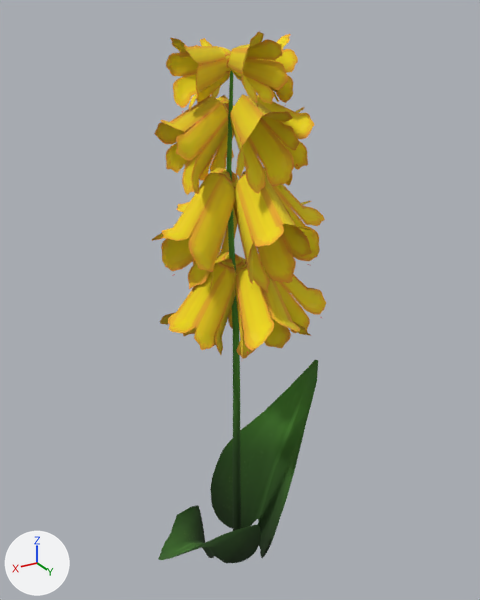
An edit to the glTF model assets/nature/Flower_4_Single.gltf, drawn before and after from the same camera.
Rendered twice from a 50 mm lens placed at (1.3, 2.19, 2.43), pointed at (-0.03, -0.02, 1.32). Every picture has the same lights, and +X, +Y and +Z are marked at lower left. The first picture is the older version.

The first picture shows 'Flower_4_Single'.
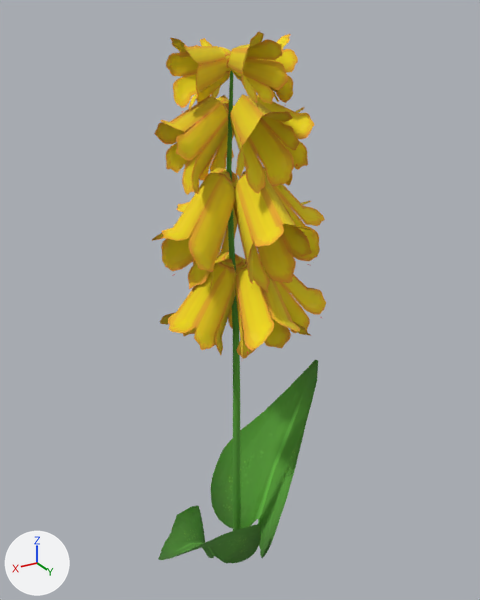
Where the newer file only moved an object's origin or applied its transform, the numbers keep the older frame.

The change, as a list of edits to the scene's bpy script:
```text
Change mat_leaves:
    remove # nodes: BsdfPrincipled, Math x3, Mix, OutputMaterial, TexImage, VertexColor
    nodes: BsdfPrincipled, Math x2, OutputMaterial, TexImage
Change mat_flowers:
    remove # nodes: BsdfPrincipled, Math x3, Mix, OutputMaterial, TexImage, VertexColor
    nodes: BsdfPrincipled, Math x2, OutputMaterial, TexImage
```

Boxes [x1, y1, x2, y2] around the edits, measured in the pictures (480 x 600 px):
'Flower_4_Single', recoloured (lighter)
    both: [158, 318, 318, 564]
